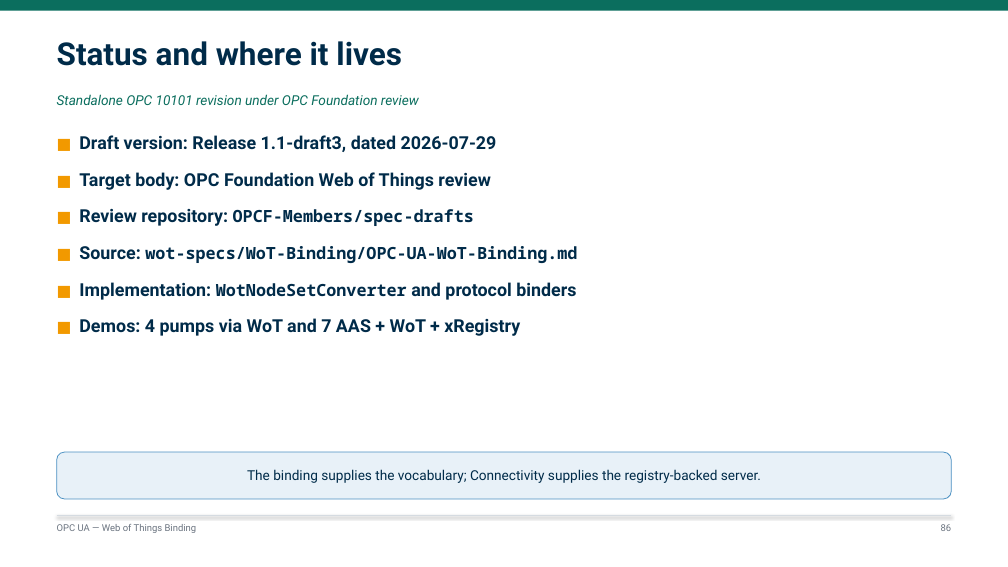
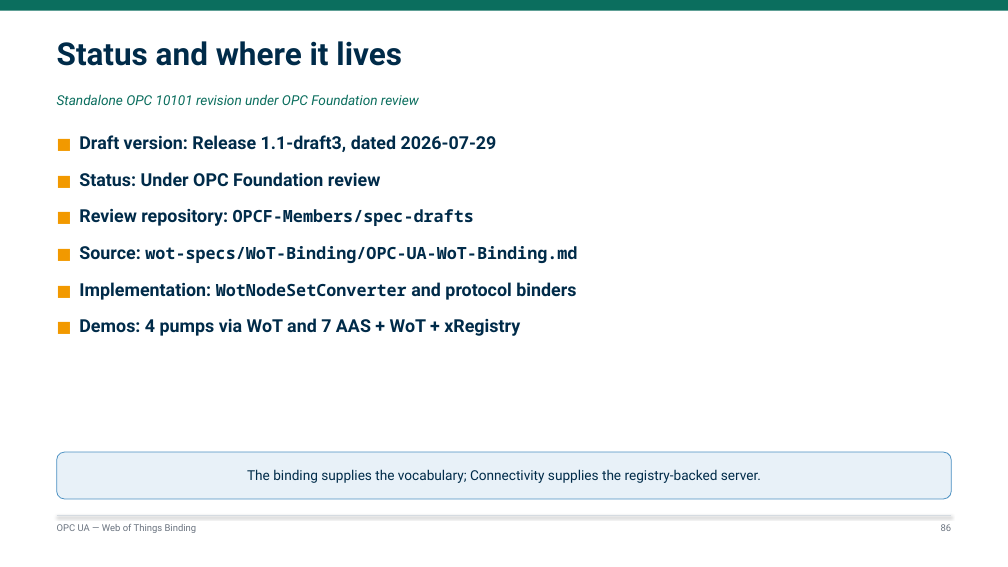
Before and after one commit to marcschier/opcua-drafts, a slide deck: slide 86 of decks/OPC-UA-Drafts-Overview.pptx. Drawn at 1008x567 pixels with LibreOffice and Linux fonts; fonts in the diff are those of the drawing. Boxes give left, top, right and bottom in pixels: in the first picture for what was removed or moved away, otherwise in the second. Text is boxed around its words. In the diff, an @@ line names an element or a change of style, - is before the commit and + after.

```diff
--- a/decks/OPC-UA-Drafts-Overview.pptx
+++ b/decks/OPC-UA-Drafts-Overview.pptx
@@ text at (79,172,380,186): text changed @@
-■ Target body: OPC Foundation Web of Things review
+■ Status: Under OPC Foundation review
```
Also in this commit, not shown: 16 other slides changed, 28 other files.
